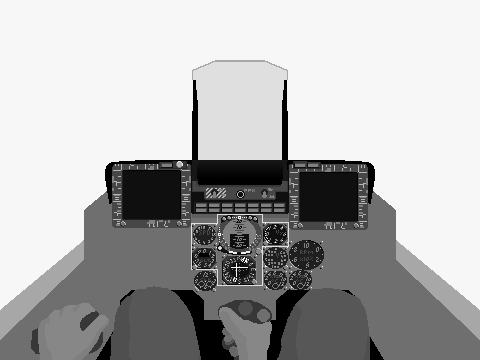
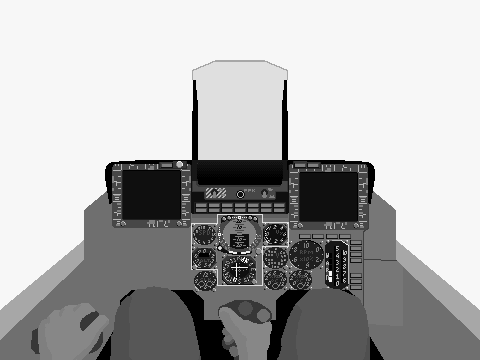
Two versions of the same layered image (480px x 360px). Layer-by-layer changes:
painted on "MiG29K312_Bkgr" over left=272, top=223, right=362, bottom=290
painted on "MiG29K312_Frame" over left=363, top=192, right=403, bottom=326
